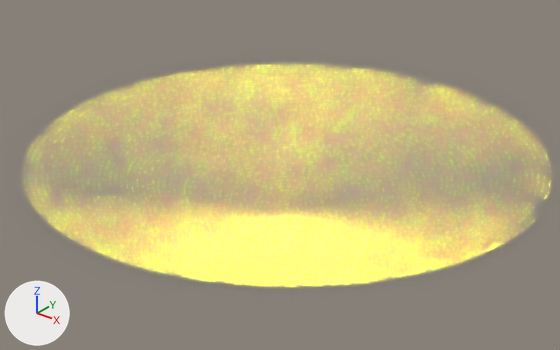
A saved change to the Blender file extras/blender/skybox-equi-example.blend.
Before and after are seen from a 50 mm lens placed at (25.8, -33.1, 18.7), pointed at (-0.4, -0.3, -1.7). The axes (+X, +Y, +Z) are drawn at lower left. The lights are the same throughout.

Names of what the first picture shows: 'Spiral.001'.
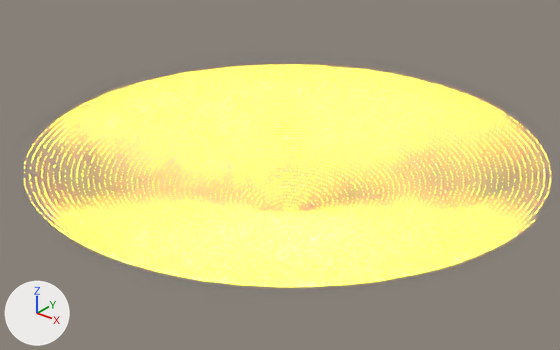
Location of each change, (x1, y1, x2, y2) in pixels of the pictures (560 x 350 px):
```json
{"object": "Spiral.001", "change": "reshaped", "before": [31, 65, 547, 286], "after": [24, 65, 551, 286]}
```

Edits to the scene script, one JSON object a line:
```json
{"op": "set", "path": "cu_spiral_001.bevel_depth", "old": "0.001", "new": "0.003"}
```
